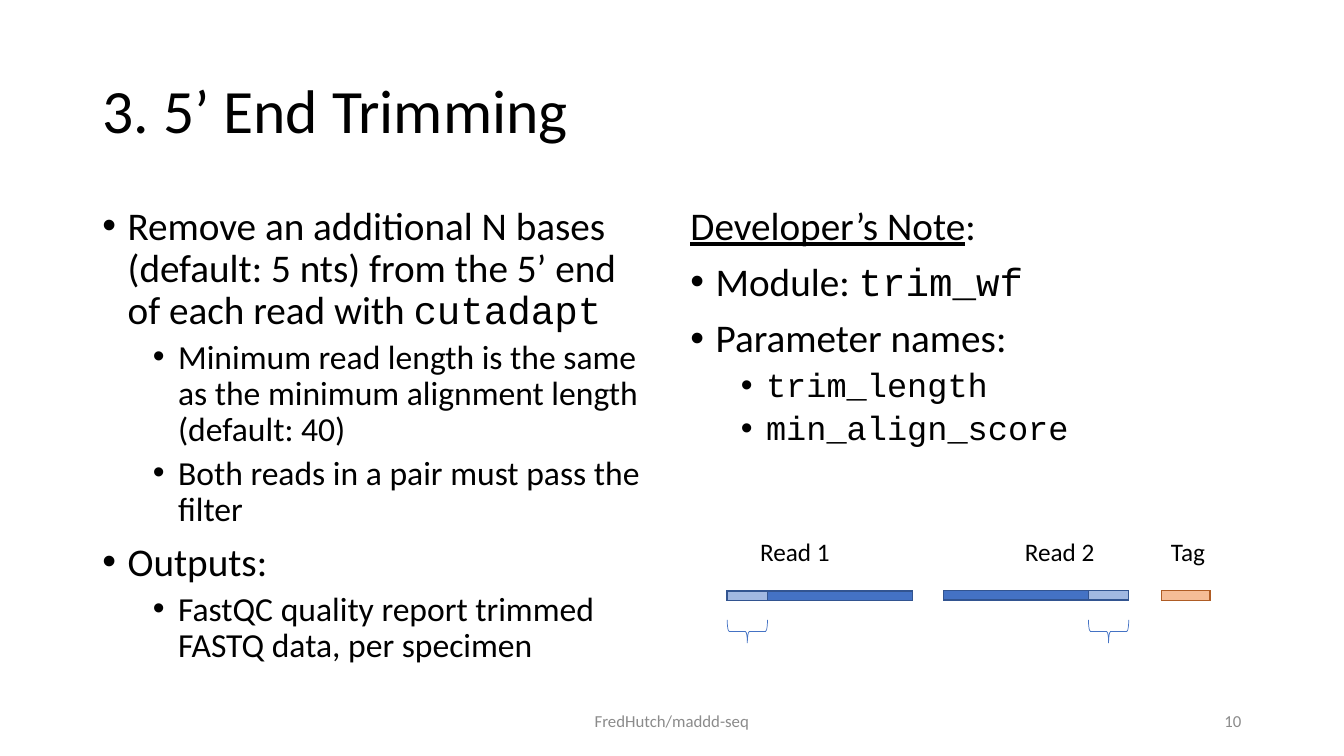
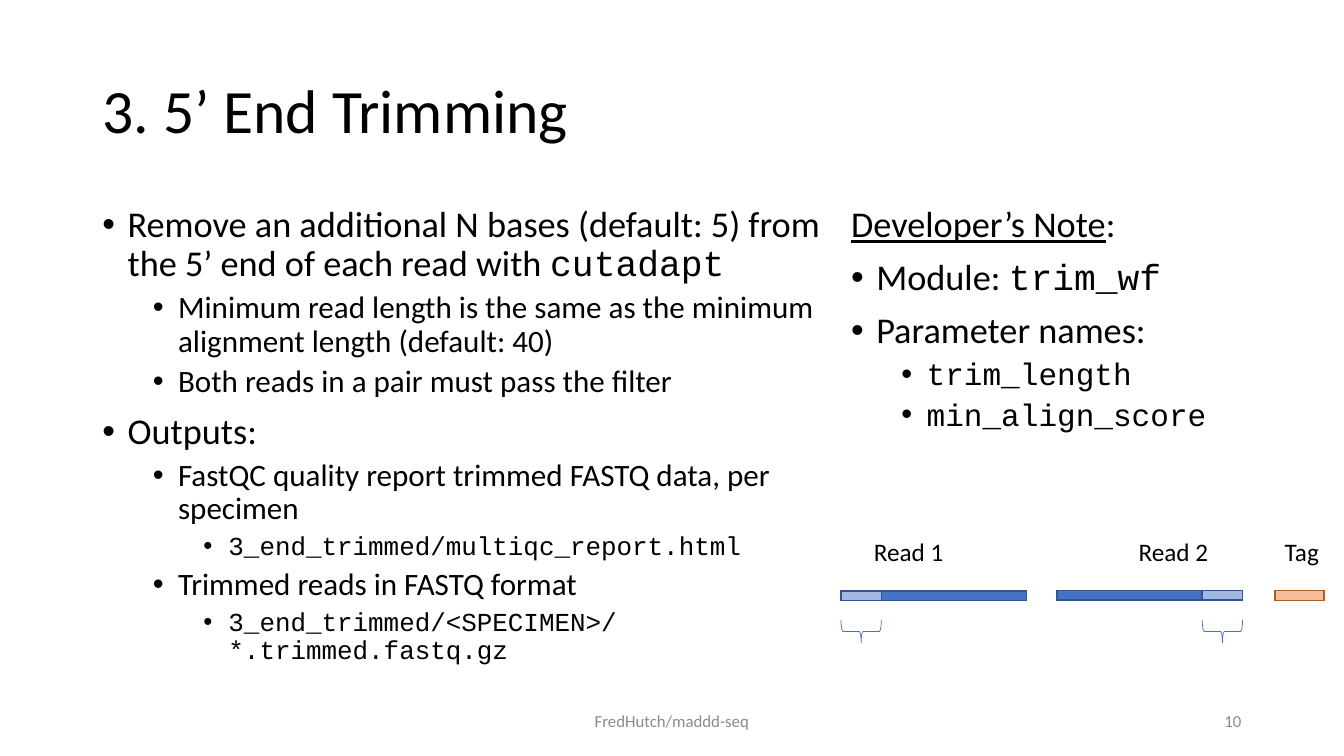
Before and after one commit to FredHutch/maddd-seq, a slide deck: slide 10 of docs/process.schematic.pptx. Drawn at 1344x756 pixels with LibreOffice and Linux fonts; fonts in the diff are those of the drawing. Boxes give left, top, right and bottom in pixels: in the first picture for what was removed or moved away, otherwise in the second. Text is boxed around its words. In the diff, an @@ line names an element or a change of style, - is before the commit and + after.

```diff
--- a/docs/process.schematic.pptx
+++ b/docs/process.schematic.pptx
@@ text "Developer’s Note:" moved from (x1=690, y1=212, x2=1069, y2=447) to (x1=851, y1=211, x2=1207, y2=433) @@
@@ text "Developer’s Note:" at (x1=851, y1=211, x2=1207, y2=433): size 28 to 25.9 pt in "Developer’s Note:", "Module: trim_wf", "Parameter names:"; size 24 to 22.2 pt in "trim_length", "min_align_score" @@
@@ text at (x1=128, y1=210, x2=819, y2=284): text changed; size 28 to 25.9 pt @@
-• Remove an additional N bases (default: 5 nts) from the 5’ end of each read with cutadapt
+• Remove an additional N bases (default: 5) from the 5’ end of each read with cutadapt
@@ text at (x1=128, y1=296, x2=813, y2=524): size 24 to 22.2 pt in "Minimum read length is the same as ...", "Both reads in a pair must pass ...", "FastQC quality report trimmed FASTQ data, per ..."; size 28 to 25.9 pt in "Outputs:" @@
@@ text at (x1=178, y1=536, x2=740, y2=665): paragraphs added @@
+    • 3_end_trimmed/multiqc_report.html
+  • Trimmed reads in FASTQ format
+    • 3_end_trimmed/<SPECIMEN>/*.trimmed.fastq.gz
@@ 5 rectangles, 3 texts, 2 right braces moved together from (x1=727, y1=543, x2=1210, y2=643) to (x1=841, y1=543, x2=1324, y2=643) @@
```
Also in this commit, not shown: 7 other slides changed, 1 slide added, 1 other file.
